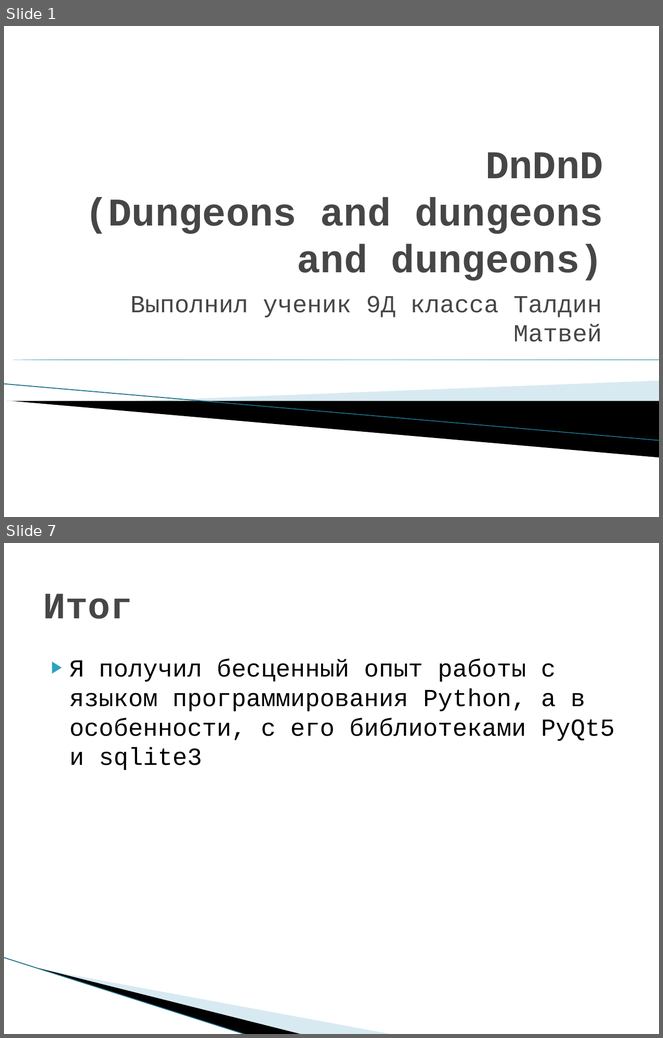
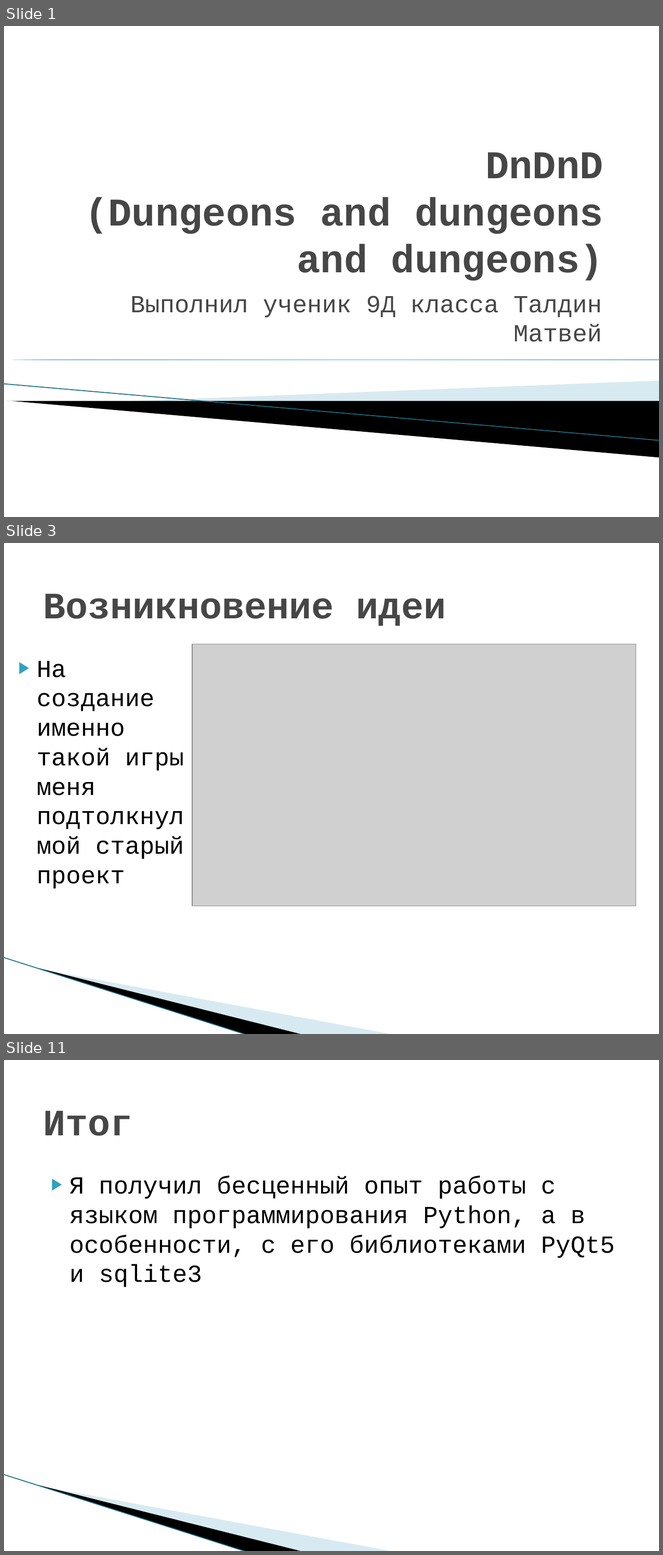
Before and after one commit to DebiKk-tech/DnDnD, a slide deck: Documents/presentation.pptx. Shown one above the other, each under a label of ours: slides 1 and 7 before the commit, slides 1, 3 and 11 after it; the slides between them are not shown. The pictures are 663x1038 and 663x1555 pixels, drawn with LibreOffice and Linux fonts; fonts in the diff are those of the drawing; grey boxes stand for pictures; background and template pictures are left out. Boxes give left, top, right and bottom in pixels: in the first picture for what was removed or moved away, otherwise in the second. Text is boxed around its words. In the diff, an @@ line names an element or a change of style, - is before the commit and + after.

```diff
--- a/Documents/presentation.pptx
+++ b/Documents/presentation.pptx
@@ slide 3 added at (4, 543, 659, 1034), background #FFFFFF; not listed: 3 template elements that a slide beside it also shows @@
@@ title added at (43, 593, 446, 626), 41 pt, text #464646, bold @@
+Возникновение идеи
@@ picture added at (192, 644, 636, 906) @@
@@ text added at (37, 661, 184, 889), 27 pt, text #000000 @@
+▶ На создание именно такой игры меня подтолкнул мой старый проект
@@ what was slide 7 is now slide 11 @@
```
Also in this commit, not shown: 3 slides changed, 5 other slides added, 2 slides removed.
